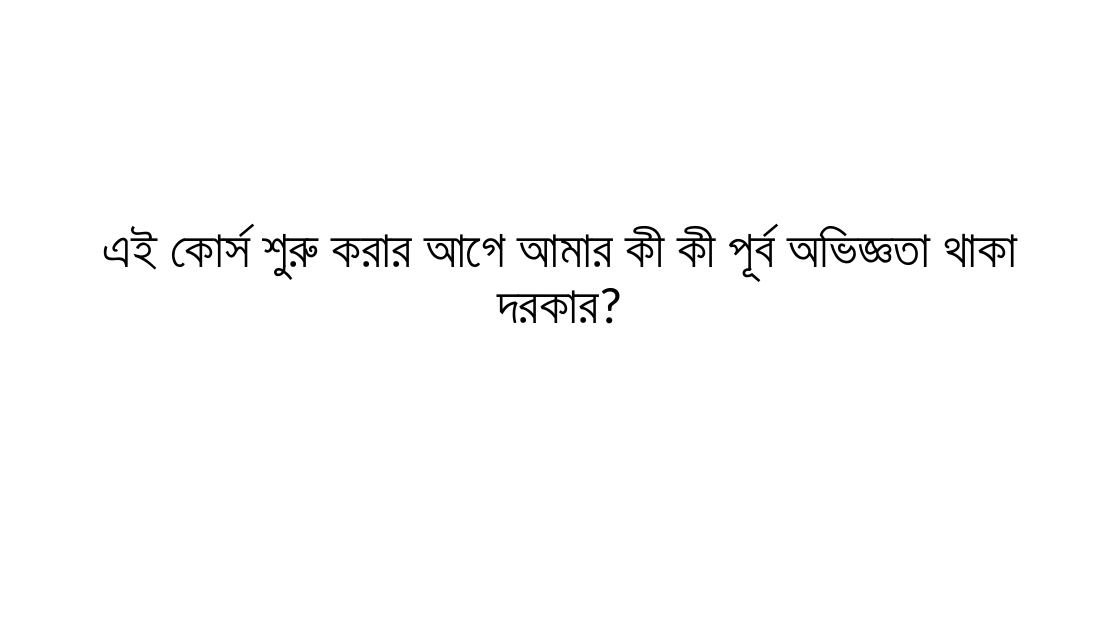
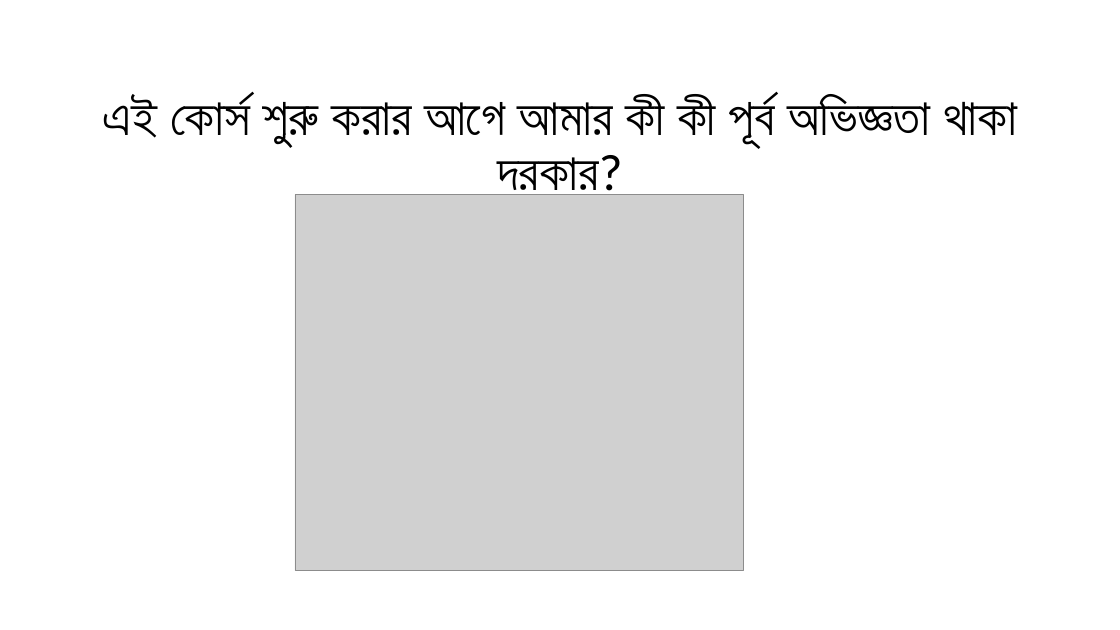
Before and after one commit to rhidoyhasanmahmud/Learn-Python-the-Hard-Way-with-Django, a slide deck: slide 2 of _01_Orientation_Class/Class_00.pptx. Drawn at 1120x630 pixels with LibreOffice and Linux fonts; fonts in the diff are those of the drawing; grey boxes stand for pictures. Boxes give left, top, right and bottom in pixels: in the first picture for what was removed or moved away, otherwise in the second. Text is boxed around its words. In the diff, an @@ line names an element or a change of style, - is before the commit and + after.

```diff
--- a/_01_Orientation_Class/Class_00.pptx
+++ b/_01_Orientation_Class/Class_00.pptx
@@ title "এই কোর্স শুরু করার আগে ..." rewrapped from (103, 227, 1017, 324) to (103, 95, 1017, 204) @@
@@ picture added at (295, 195, 743, 571) @@
```
Also in this commit, not shown: 4 other slides changed, 1 slide added, 6 slides removed, 1 other file.
